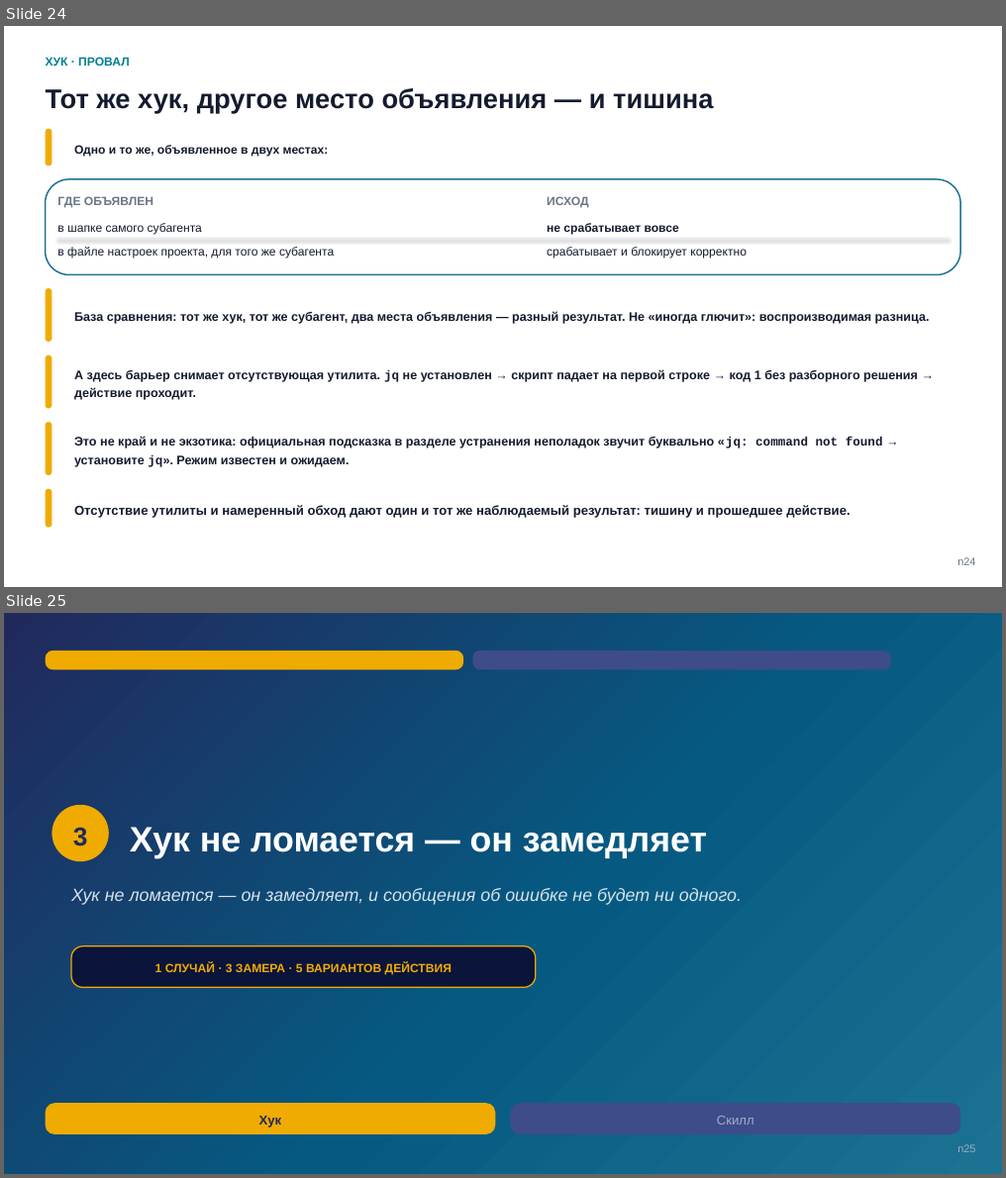
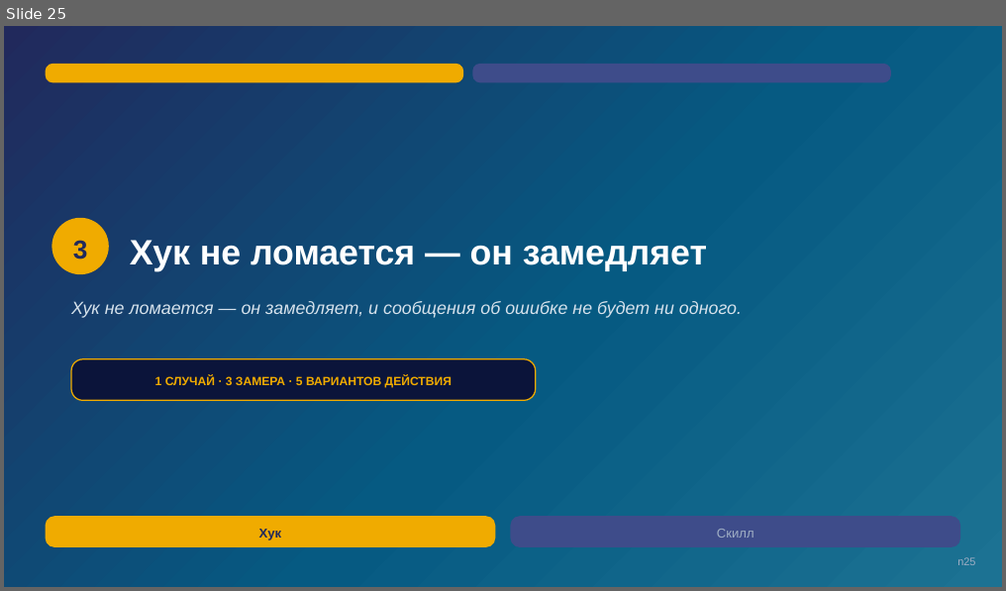
Before and after one commit to tellina-study/AI-usage-lessons, a slide deck: library/seminars/sem-05/rendered/sem-05-n.pptx. Shown one above the other, each under a label of ours: slides 24 and 25 before the commit, slide 25 after it. The pictures are 1006x1178 and 1006x591 pixels, drawn with LibreOffice and Linux fonts; fonts in the diff are those of the drawing. Boxes give left, top, right and bottom in pixels: in the first picture for what was removed or moved away, otherwise in the second. Text is boxed around its words. In the diff, an @@ line names an element or a change of style, - is before the commit and + after.

Commit message:
Хуки после прожарки: провал кейса 2 перенацелен на выбранную клетку, три Такта Б под норму, слово «кромка» снято, время перераспределено #211

```diff
--- a/library/seminars/sem-05/rendered/sem-05-n.pptx
+++ b/library/seminars/sem-05/rendered/sem-05-n.pptx
@@ slide 24 removed at <box>4,26,1002,587</box>, background #FFFFFF @@
@@ text removed at <box>46,57,129,66</box> @@
-ХУК · ПРОВАЛ
@@ text removed at <box>46,88,713,113</box> @@
-Тот же хук, другое место объявления — и тишина
@@ rounded rectangle removed at <box>46,129,52,166</box> @@
@@ text removed at <box>74,145,329,156</box> @@
-Одно и то же, объявленное в двух местах:
@@ rounded rectangle removed at <box>46,179,960,275</box> @@
@@ text removed at <box>57,196,153,207</box> @@
-ГДЕ ОБЪЯВЛЕН
@@ text removed at <box>547,196,589,207</box> @@
-ИСХОД
@@ text removed at <box>57,223,202,235</box> @@
-в шапке самого субагента
@@ text removed at <box>547,223,679,235</box> @@
-не срабатывает вовсе
@@ line removed from (57, 239) to (948, 239) @@
@@ text removed at <box>57,247,334,258</box> @@
-в файле настроек проекта, для того же субагента
@@ text removed at <box>547,247,746,258</box> @@
-срабатывает и блокирует корректно
@@ rounded rectangle removed at <box>46,288,52,342</box> @@
@@ text removed at <box>74,311,930,324</box> @@
-База сравнения: тот же хук, тот же субагент, два места объявления — разный результат. Не «иногда глючит»: воспроизводимая разница.
@@ rounded rectangle removed at <box>46,356,52,408</box> @@
@@ text removed at <box>74,370,918,400</box> @@
-А здесь барьер снимает отсутствующая утилита. jq не установлен → скрипт падает на первой строке → код 1 без разборного решения → действие проходит.
@@ rounded rectangle removed at <box>46,422,52,475</box> @@
@@ text removed at <box>74,436,883,468</box> @@
-Это не край и не экзотика: официальная подсказка в разделе устранения неполадок звучит буквально «jq: command not found → установите jq». Режим известен и ожидаем.
@@ rounded rectangle removed at <box>46,489,52,528</box> @@
@@ text removed at <box>74,505,849,518</box> @@
-Отсутствие утилиты и намеренный обход дают один и тот же наблюдаемый результат: тишину и прошедшее действие.
@@ text removed at <box>957,558,975,566</box> @@
-n24
```
Also in this commit, not shown: 5 slides changed, 1 slide added, 17 other files.
